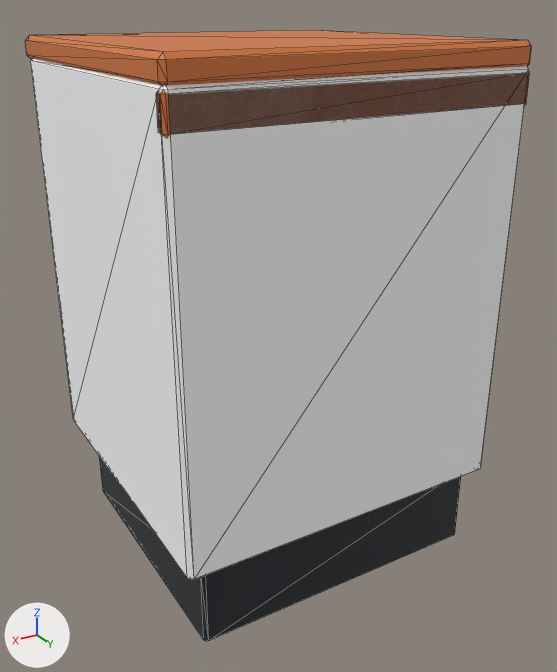
The glTF model assets/models/kitchen-base-600.glb as it was, and as the next commit left it.
One viewpoint serves both versions: a camera (50 mm lens) standing at (0.658, 1.155, 0.949) and looking at (-0.013, 0.037, 0.391). The axes (+X, +Y, +Z) are drawn at lower left. The lights are the same throughout. The picture after the commit comes second. Mesh edges are drawn as thin lines. Vertices at exactly the same position are counted once.

Objects in the first picture: 'kitchen-base-600.accent', 'kitchen-base-600.graphite', 'kitchen-base-600.tint'.
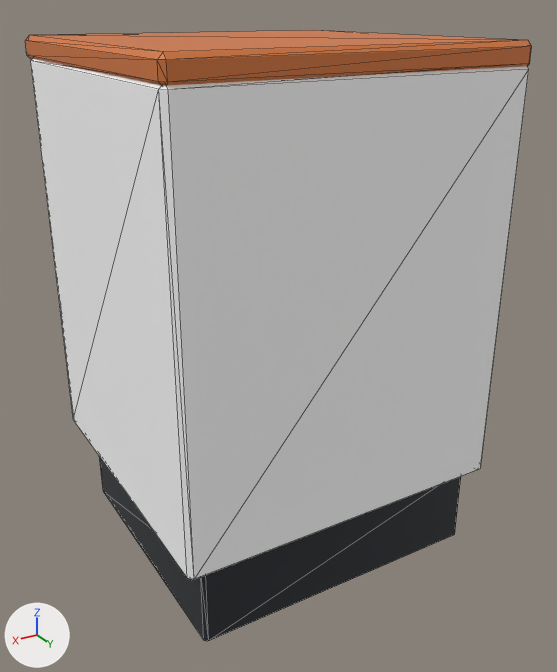
Changed parts and their boxes [x1, y1, x2, y2] in the pictures (557 x 672 px):
'kitchen-base-600.accent', reshaped (47% shorter): before [25, 30, 532, 137]; after [25, 30, 532, 86]
part 1 of me_kitchen_base_600_accent, deleted (orange): before [156, 72, 530, 137]

Diff of the bpy script that builds the scene:
```diff
--- a/assets/models/kitchen-base-600.glb.py
+++ b/assets/models/kitchen-base-600.glb.py
@@ me_kitchen_base_600_accent @@
 # used by ob_kitchen_base_600_accent; location = (0.0, 0.0, 0.0)
-me_kitchen_base_600_accent.from_pydata(...)  # 48 vertices, 88 faces; spans x -0.3..0.3, y -0.296..0.3, z 0.805..0.9
+me_kitchen_base_600_accent.from_pydata(...)  # 24 vertices, 44 faces; spans x -0.3..0.3, y -0.296..0.3, z 0.86..0.9
+# me_kitchen_base_600_accent part 1: the loose piece of 24 vertices spanning x -0.3..0.3, y 0.278..0.3, z 0.805..0.86 is deleted
 me_kitchen_base_600_accent.materials.append(mat_accent)
```
